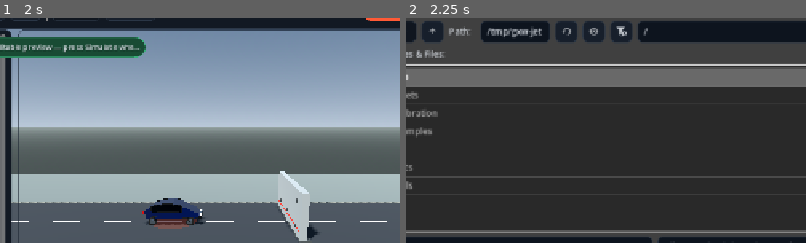
Above: before the commit, frames 1-2 (left to right).
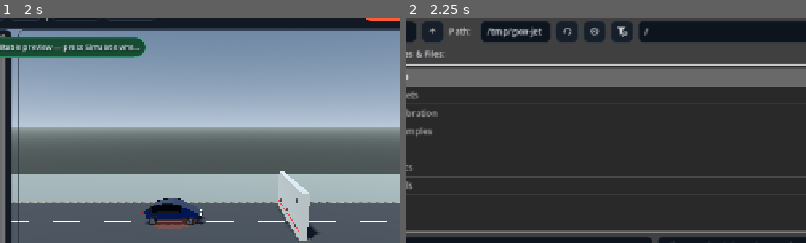
Above: after the commit, the same moments.

Repository: ArrowSK/crashvector
Game: Godot game, scene res://app/main.tscn
The game is run twice, just before and just after one commit, with the same random seed, the same clock (stepped at 60 frames per second) and the same inputs.
Inputs:
- Up to frame 1 (2 s): click "New" at 0.5 s; click "New" at 1.25 s
- Up to frame 2 (2.25 s): click "Open" at 2 s
The pictures show only the part of the screen within x 21-71%, y 8-58%; the shares and areas given below are measured in that part.

Frame 1 is identical in both runs. In frame 2, 0.1% of the frame differs, in the area x 39-61%, y 3-9%.

Commit message:
M12: move heavy-truck world motion to Godot rigid physics

Diff:
--- a/src/vehicles/heavy_truck.gd
+++ b/src/vehicles/heavy_truck.gd
@@ -9,11 +9,15 @@
 @export_range(0.0, 140.0, 1.0, "or_greater") var initial_speed_kmh: float = 0.0
 @export var origin_offset_m: Vector3 = Vector3(2.0, 0.0, 0.0)
 @export_range(-180.0, 180.0, 1.0) var heading_deg: float = 0.0
-@export_range(1, 16, 1) var solver_substeps: int = 6
+@export_range(1, 64, 1) var solver_substeps: int = 8
 @export var show_structure: bool = false
 @export var auto_step: bool = true
+@export var hybrid_physics_enabled: bool = true
 
 var model: StructuralModel
+var rigid_chassis: VehicleRigidChassis
+var last_chassis_transform := Transform3D.IDENTITY
+var chassis_sync_ready: bool = false
 var debug_renderer: StructuralDebugRenderer
 var trailer_visual: MeshInstance3D
 var cab_visual: MeshInstance3D
@@ -27,8 +31,10 @@
 var wheel_visuals: Array[Node3D] = []
 
 func _ready() -> void:
-	model = HeavyTruckBuilder.build(total_mass_kg, initial_speed_kmh, origin_offset_m)
+	model = HeavyTruckBuilder.build(total_mass_kg, 0.0, origin_offset_m)
 	model.rotate_y_about(origin_offset_m, deg_to_rad(heading_deg), true)
+	_prepare_rigid_visual_model()
+	_build_rigid_chassis()
 	_build_visuals()
 	_build_structure_debugger()
 	update_from_model()
@@ -36,10 +42,47 @@
 func _physics_process(delta: float) -> void:
 	if model == null or not auto_step:
 		return
+	if hybrid_physics_enabled:
+		step_external(delta)
+		return
 	model.step(delta, solver_substeps)
 	update_from_model()
 
 func step_external(_delta: float) -> void:
+	if hybrid_physics_enabled:
+		_sync_model_to_chassis()
+	update_from_model()
+
+func begin_simulation() -> void:
+	if rigid_chassis == null or not hybrid_physics_enabled:
+		return
+	rigid_chassis.position = origin_offset_m
+	rigid_chassis.rotation = Vector3(0.0, deg_to_rad(heading_deg), 0.0)
+	last_chassis_transform = rigid_chassis.global_transform
+	chassis_sync_ready = true
+	rigid_chassis.begin_motion(initial_speed_kmh, heading_deg)
+
+func set_simulation_paused(value: bool) -> void:
+	if rigid_chassis != null and hybrid_physics_enabled:
+		rigid_chassis.set_motion_paused(value)
+
+func end_simulation() -> void:
+	if rigid_chassis != null and hybrid_physics_enabled:
+		_sync_model_to_chassis()
+		rigid_chassis.stop_motion()
+
+func set_preview_pose(position_m: Vector3, yaw_deg: float) -> void:
+	origin_offset_m = position_m
+	heading_deg = yaw_deg
+	if rigid_chassis == null:
+		return
+	var previous := rigid_chassis.global_transform
+	rigid_chassis.position = position_m
+	rigid_chassis.rotation = Vector3(0.0, deg_to_rad(yaw_deg), 0.0)
+	var current := rigid_chassis.global_transform
+	_apply_rigid_delta_to_model(current * previous.affine_inverse())
+	last_chassis_transform = current
+	chassis_sync_ready = true
 	update_from_model()
 
 func toggle_structure_debug() -> void:
@@ -51,10 +94,65 @@
 		debug_renderer.visible = value
 
 func global_linear_velocity_ms() -> Vector3:
+	if hybrid_physics_enabled and rigid_chassis != null:
+		return rigid_chassis.linear_velocity
 	return VehicleKinematics.linear_velocity_ms(model)
+
+func global_momentum_kg_ms() -> Vector3:
+	if hybrid_physics_enabled and rigid_chassis != null:
+		return rigid_chassis.linear_velocity * rigid_chassis.mass
+	return model.total_momentum_kg_ms()
+
+func global_kinetic_energy_j() -> float:
+	if hybrid_physics_enabled and rigid_chassis != null:
+		return 0.5 * rigid_chassis.mass * rigid_chassis.linear_velocity.length_squared()
+	return model.total_kinetic_energy_j()
 
 func rear_guard_deformation_m() -> float:
 	return model.max_permanent_deformation_for_role(&"underride_guard")
+
+func _prepare_rigid_visual_model() -> void:
+	for node in model.nodes:
+		node.velocity_ms = Vector3.ZERO
+		node.pinned = true
+		node.inverse_mass = 0.0
+	model.gravity_ms2 = Vector3.ZERO
+	model.ground_enabled = false
+	model.barrier_enabled = false
+	model.capture_initial_energy()
+
+func _build_rigid_chassis() -> void:
+	rigid_chassis = VehicleRigidChassis.new()
+	rigid_chassis.name = "RigidTruckChassis"
+	add_child(rigid_chassis)
+	rigid_chassis.configure(total_mass_kg, origin_offset_m, heading_deg, initial_speed_kmh, 0.86, 0.0)
+	rigid_chassis.add_box_shape("TrailerCollision", Vector3(6.10, 2.95, 2.42), Vector3(3.55, 2.05, 0.0))
+	rigid_chassis.add_box_shape("TractorCollision", Vector3(2.65, 2.55, 2.28), Vector3(8.20, 1.72, 0.0))
+	rigid_chassis.add_box_shape("TruckFrameCollision", Vector3(9.45, 0.30, 1.80), Vector3(4.72, 0.58, 0.0))
+	for station in [1, 4, 6]:
+		var x := HeavyTruckBuilder.STATION_X[station]
+		var z := HeavyTruckBuilder.HALF_WIDTH_Z[station]
+		rigid_chassis.add_sphere_shape("TruckWheelCollision", 0.46, Vector3(x, 0.46, -z))
+		rigid_chassis.add_sphere_shape("TruckWheelCollision", 0.46, Vector3(x, 0.46, z))
+	last_chassis_transform = rigid_chassis.global_transform
+	chassis_sync_ready = true
+
+func _sync_model_to_chassis() -> void:
+	if rigid_chassis == null:
+		return
+	var current := rigid_chassis.global_transform
+	if not chassis_sync_ready:
+		last_chassis_transform = current
+		chassis_sync_ready = true
+		return
+	var delta_transform := current * last_chassis_transform.affine_inverse()
+	_apply_rigid_delta_to_model(delta_transform)
+	last_chassis_transform = current
+
+func _apply_rigid_delta_to_model(delta_transform: Transform3D) -> void:
+	for node in model.nodes:
+		node.position_m = delta_transform * node.position_m
+		node.velocity_ms = Vector3.ZERO
 
 func _build_visuals() -> void:
 	var trailer_material := _material(Color(0.79, 0.81, 0.84), 0.16, 0.52)
@@ -130,7 +228,7 @@
 func update_from_model() -> void:
 	if model == null:
 		return
-	var reference := VehicleKinematics.reference_transform(
+	var reference := rigid_chassis.global_transform if hybrid_physics_enabled and rigid_chassis != null else VehicleKinematics.reference_transform(
 		model,
 		HeavyTruckBuilder.rear_reference_nodes(),
 		HeavyTruckBuilder.front_reference_nodes(),
